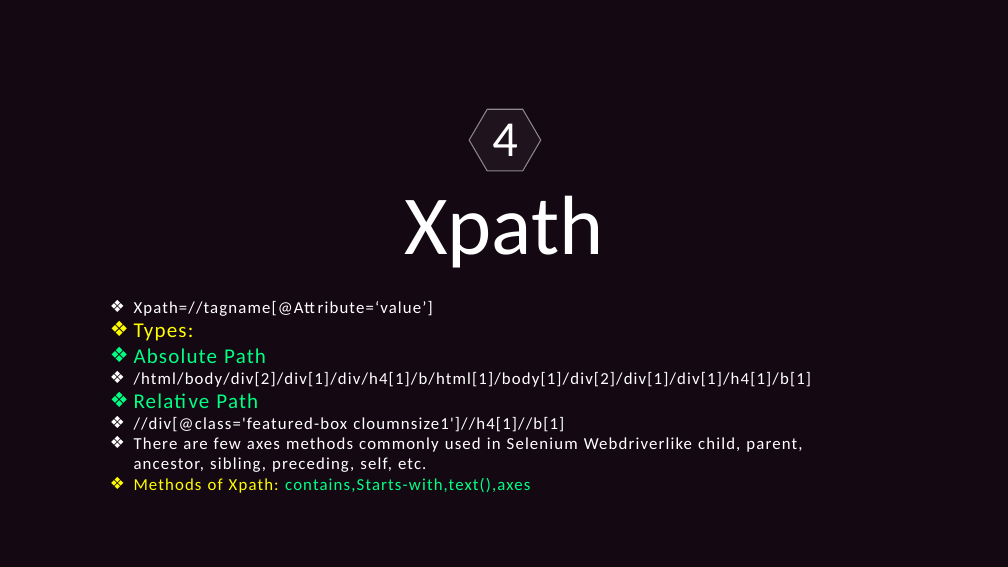
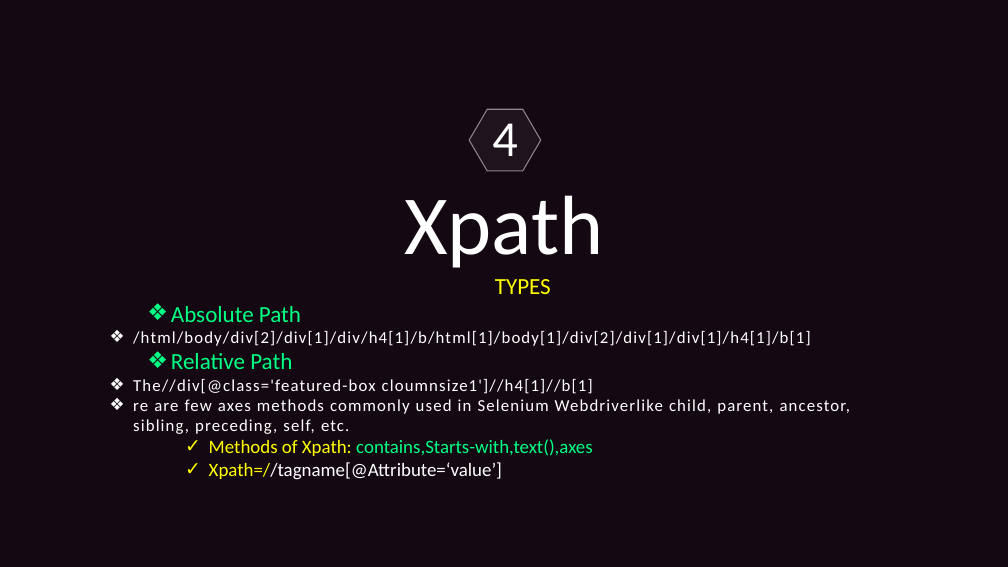
Before and after one commit to Ajin007/IRC_Docs, a slide deck: slide 15 of Students PPT.pptx (slide 14 before the commit). Drawn at 1008x567 pixels with LibreOffice and Linux fonts; fonts in the diff are those of the drawing. Boxes give left, top, right and bottom in pixels: in the first picture for what was removed or moved away, otherwise in the second. Text is boxed around its words. In the diff, an @@ line names an element or a change of style, - is before the commit and + after.

```diff
--- a/Students PPT.pptx
+++ b/Students PPT.pptx
@@ text at (x1=134, y1=301, x2=433, y2=341): text changed; size 16 to 22 pt; text colour #FFFFFF to #FFFF00 @@
-❖ Xpath=//tagname[@Attribute=‘value’]
-❖ Types:
+  TYPES
@@ text at (x1=171, y1=306, x2=593, y2=456): size 20 to 22 pt in "Absolute Path", "Relative Path"; letter spacing 1.1 to 0 pt in "Absolute Path", "Relative Path", "Methods of Xpath: contains,Starts-with,text(),axes"; size 16 to 18 pt in "Methods of Xpath: contains,Starts-with,text(),axes"; list level 1 to 2 in "Absolute Path"; list level 1 to 2 in "Relative Path"; bullet ❖ to ✓; list level 1 to 3 in "Methods of Xpath: contains,Starts-with,text(),axes" @@
@@ text at (x1=133, y1=379, x2=851, y2=434): text changed @@
-❖ //div[@class='featured-box cloumnsize1']//h4[1]//b[1]
-❖ There are few axes methods commonly used in Selenium Webdriverlike child, parent, ancestor, sibling, preceding, self, etc.
+❖ The//div[@class='featured-box cloumnsize1']//h4[1]//b[1]
+❖ re are few axes methods commonly used in Selenium Webdriverlike child, parent, ancestor, sibling, preceding, self, etc.
@@ text at (x1=209, y1=462, x2=502, y2=480): paragraph added @@
+    ✓ Xpath=//tagname[@Attribute=‘value’]
```
Also in this commit, not shown: 7 other slides changed, 33 slides added, 1 slide removed.
